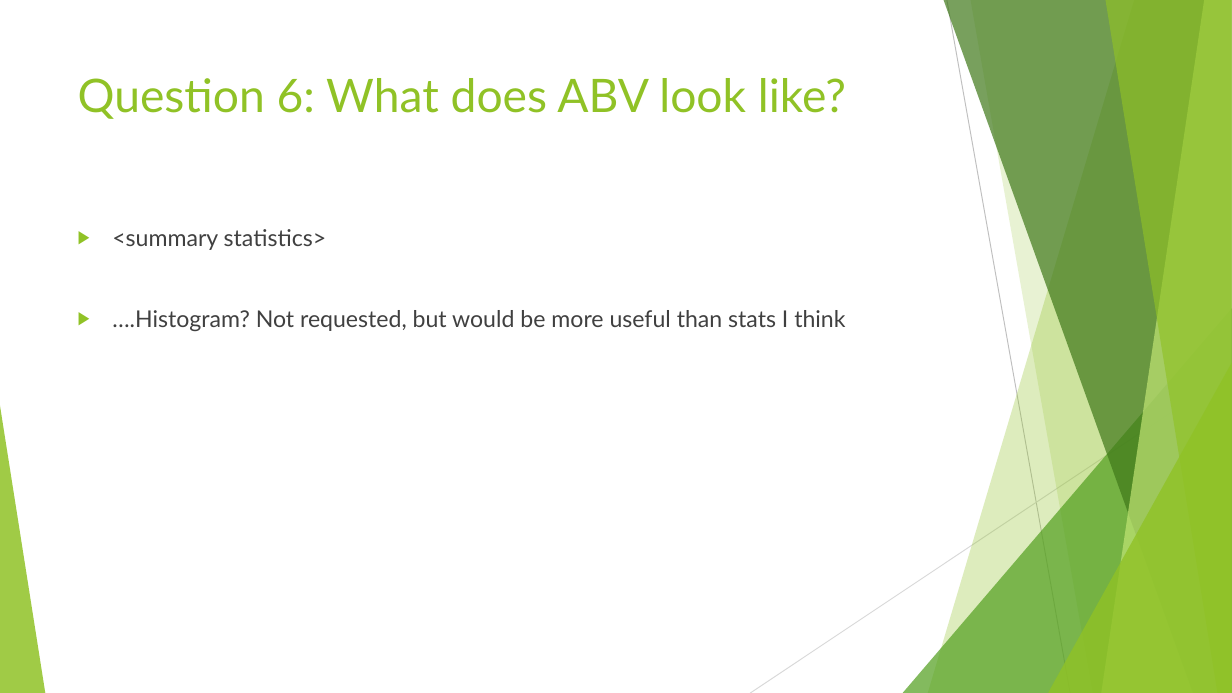
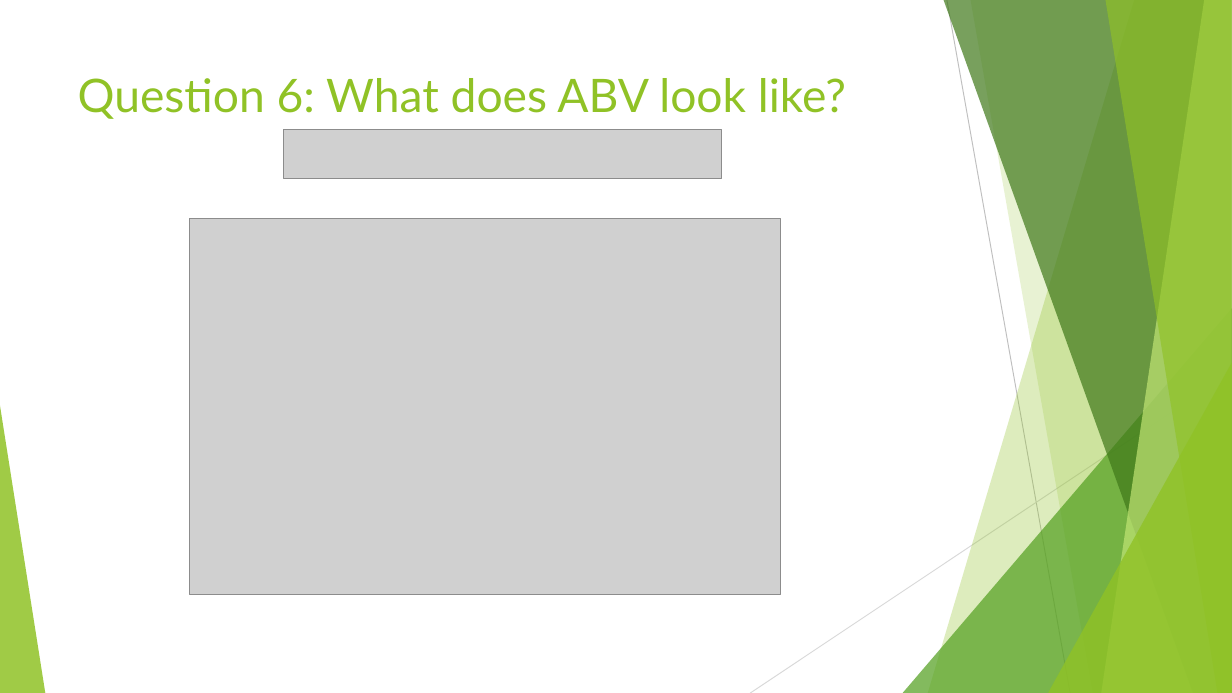
Before and after one commit to vazquezs123/DATA_SCIENCE_CS01, a slide deck: slide 16 of Breweries and Beer Study.pptx (slide 15 before the commit). Drawn at 1232x693 pixels with LibreOffice and Linux fonts; fonts in the diff are those of the drawing; grey boxes stand for pictures. Boxes give left, top, right and bottom in pixels: in the first picture for what was removed or moved away, otherwise in the second. Text is boxed around its words. In the diff, an @@ line names an element or a change of style, - is before the commit and + after.

```diff
--- a/Breweries and Beer Study.pptx
+++ b/Breweries and Beer Study.pptx
@@ picture added at [284,129,722,178] @@
@@ text removed at [112,229,845,331] @@
-▶ <summary statistics>
-▶ ….Histogram? Not requested, but would be more useful than stats I think
@@ picture added at [189,218,780,594] @@
```
Also in this commit, not shown: 3 other slides changed, 1 slide added, 3 other files.
